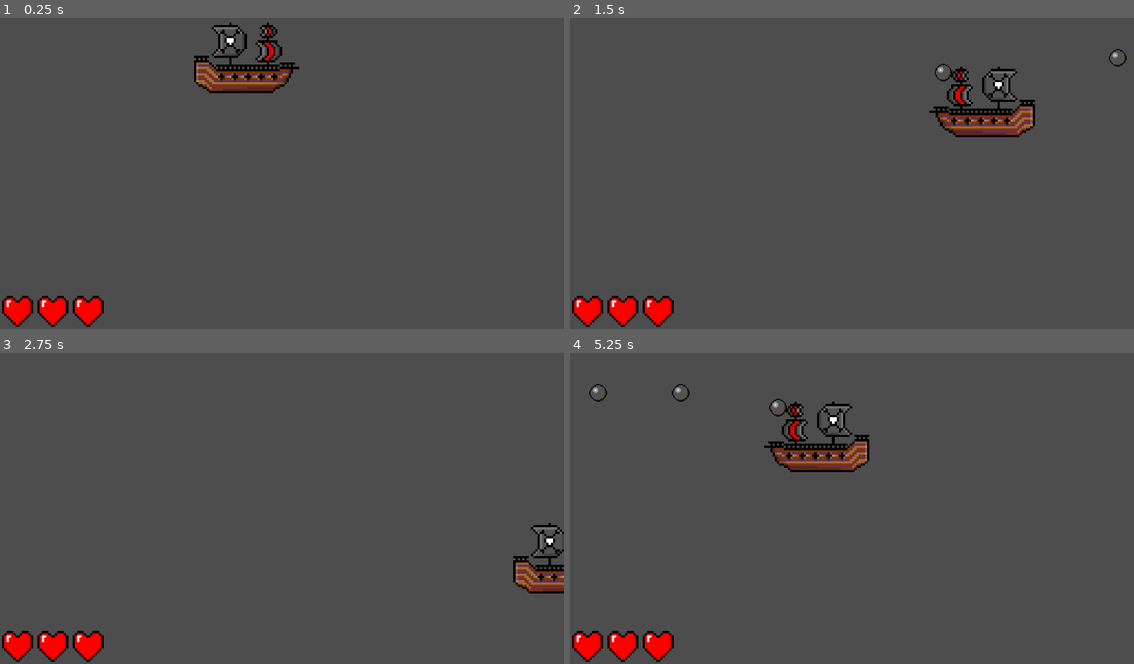
Above: before the commit, frames 1-4 (two rows, left to right).
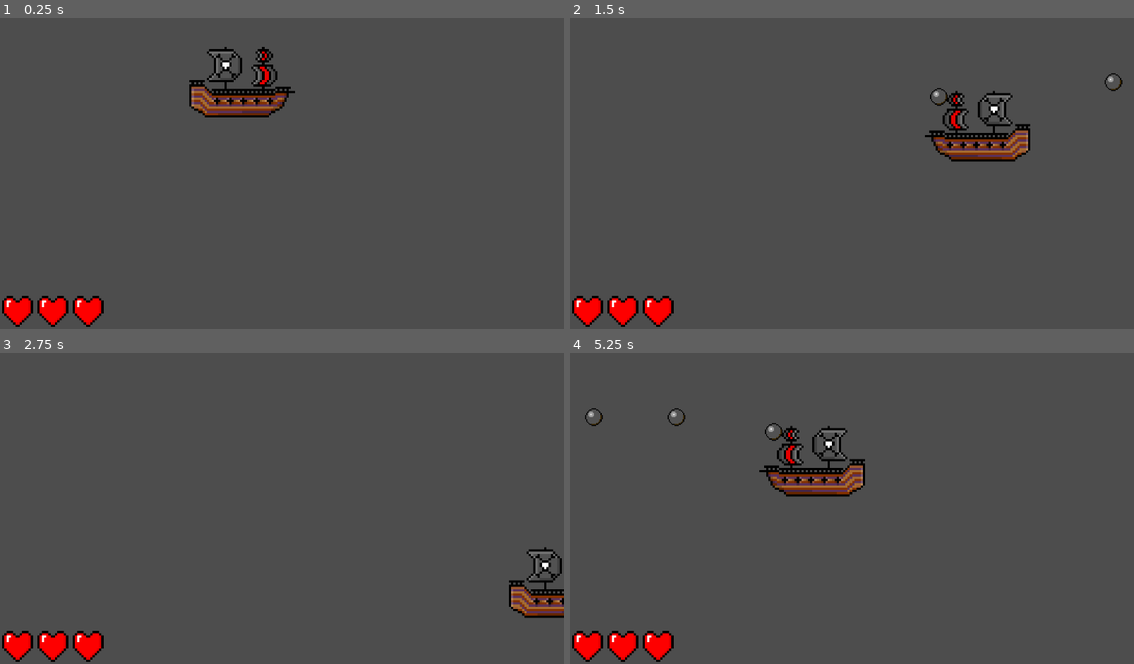
Above: after the commit, the same moments.

Repository: OwlWorksInnovations/30-day-challenge
Game: Godot game, scene res://Scenes/world_one.tscn
Same seed, same stepped clock (60 frames per second), same inputs: the game is played once before the commit and once after it.
Inputs:
- Up to frame 1 (0.25 s): no input
- Up to frame 2 (1.5 s): tap Enter at 0.5 s; hold D (right) 0.53-1.28 s; tap Space (shoot) at 0.6, 1.35 s; hold S (down) from 1.28 s (still down)
- Up to frame 3 (2.75 s): release S (down) at 2.03 s; hold D (right) from 2.03 s (still down); tap Space (shoot) at 2.1 s
- Up to frame 4 (5.25 s): release D (right) at 2.78 s; hold W (up) 2.78-3.53 s; tap Space (shoot) every 0.75 s from 2.85 to 5.1 s; hold A (left) 3.53-5.03 s; hold S (down) from 5.03 s (still down)

The runs differ from the first frame. In frame 1, 3.4% of the frame differs, in the area x 33-54%, y 1-32%; in frame 2, 3.7%; in frame 3, 2.0%; in frame 4, 3.8%, in the area x 2-54%, y 9-47%.

Commit message:
Started on boat

Diff:
--- a/Scenes/world_one.tscn
+++ b/Scenes/world_one.tscn
@@ -40,6 +40,6 @@
 tile_set = SubResource("TileSet_wohx3")
 
 [node name="Player" parent="." unique_id=862898731 instance=ExtResource("3_wohx3")]
-position = Vector2(112, 69)
+position = Vector2(110, 80)
 
 [node name="Health" parent="." unique_id=48590306 instance=ExtResource("2_wtvgf")]
Binary file changed: Assets/boat.aseprite
Binary file changed: Assets/boat.png
